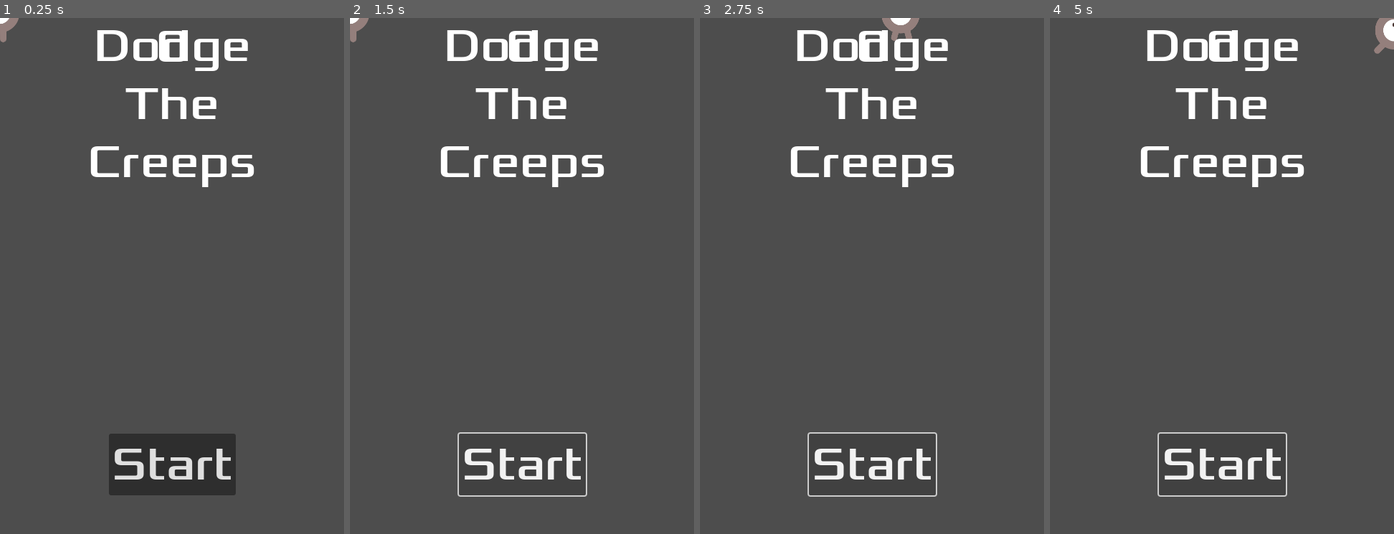
Above: before the commit, frames 1-4 (left to right).
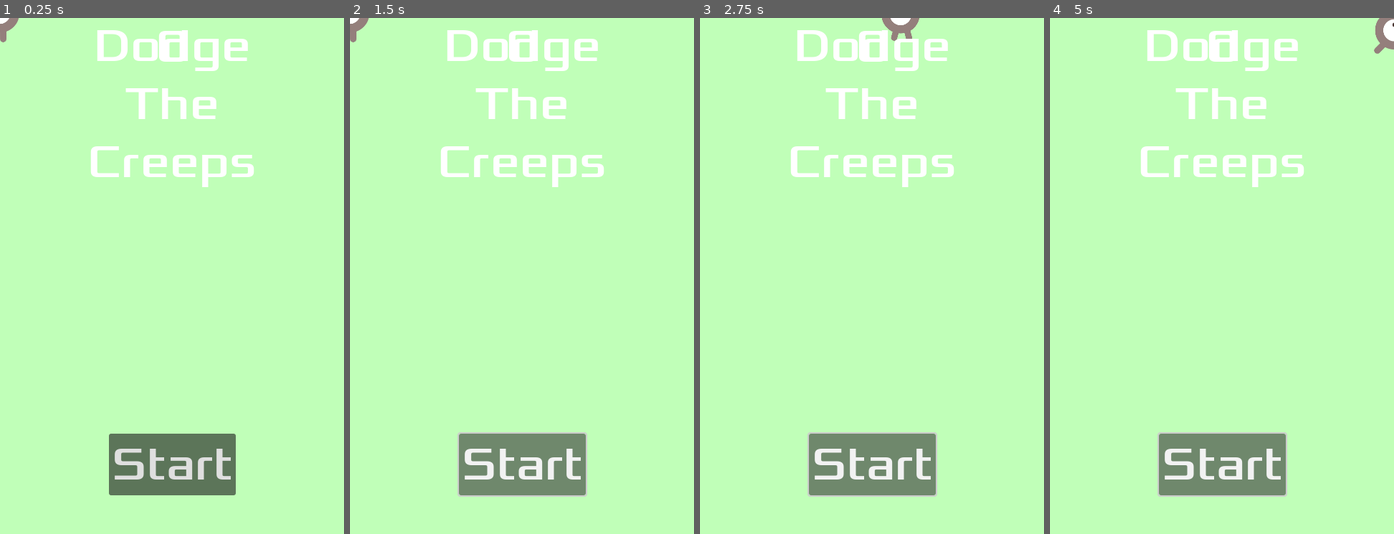
Above: after the commit, the same moments.

Repository: riddled1002/godotFirstGame
Game: Godot game, scene res://main.tscn
Same seed, same stepped clock (60 frames per second), same inputs: the game is played once before the commit and once after it. This scene is started directly instead of the project's main scene.
Inputs:
- Up to frame 1 (0.25 s): no input
- Up to frame 2 (1.5 s): click "Start" at 0.5 s; click "Start" at 1.25 s
- Up to frame 3 (2.75 s): tap Enter at 2 s; hold Right (move_right) from 2.03 s (still down)
- Up to frame 4 (5 s): release Right (move_right) at 2.78 s; hold Down (move_down) 2.78-3.53 s; hold Right (move_right) 3.53-4.28 s; hold Up (move_up) from 4.28 s (still down)

The runs differ from the first frame. In frame 1, 97% of the frame differs, in the area x 0-100%, y 0-100%; in frame 2, 96%; in frame 3, 96%; in frame 4, 96%.
Error after the commit: Parse Error: Expected indented block after function declaration. (res://main.gd:8)

Commit message:
modified:   main.gd 	modified:   main.tscn 	modified:   mob.tscn
Added background color to game.

Diff:
--- a/main.gd
+++ b/main.gd
@@ -6,7 +6,6 @@
 
 # Called when the node enters the scene tree for the first time.
 func _ready():
-	pass
 
 
 # Called every frame. 'delta' is the elapsed time since the previous frame.
@@ -26,6 +25,7 @@
 	$StartTimer.start()
 	$HUD.update_score(score)
 	$HUD.show_message("Get Ready")
+	get_tree().call_group("mobs", "queue_free")
 
 func _on_score_timer_timeout():
 	score += 1
--- a/main.tscn
+++ b/main.tscn
@@ -14,6 +14,14 @@
 [node name="Main" type="Node"]
 script = ExtResource("1_addhw")
 mob_scene = ExtResource("2_1ywoq")
+
+[node name="ColorRect" type="ColorRect" parent="."]
+anchors_preset = 15
+anchor_right = 1.0
+anchor_bottom = 1.0
+grow_horizontal = 2
+grow_vertical = 2
+color = Color(0.752941, 1, 0.721569, 1)
 
 [node name="Player" parent="." instance=ExtResource("1_5bmaa")]
 
--- a/mob.tscn
+++ b/mob.tscn
@@ -48,7 +48,7 @@
 radius = 37.0
 height = 98.0
 
-[node name="Mob" type="RigidBody2D"]
+[node name="Mob" type="RigidBody2D" groups=["mobs"]]
 gravity_scale = 0.0
 script = ExtResource("1_yiq47")
 
